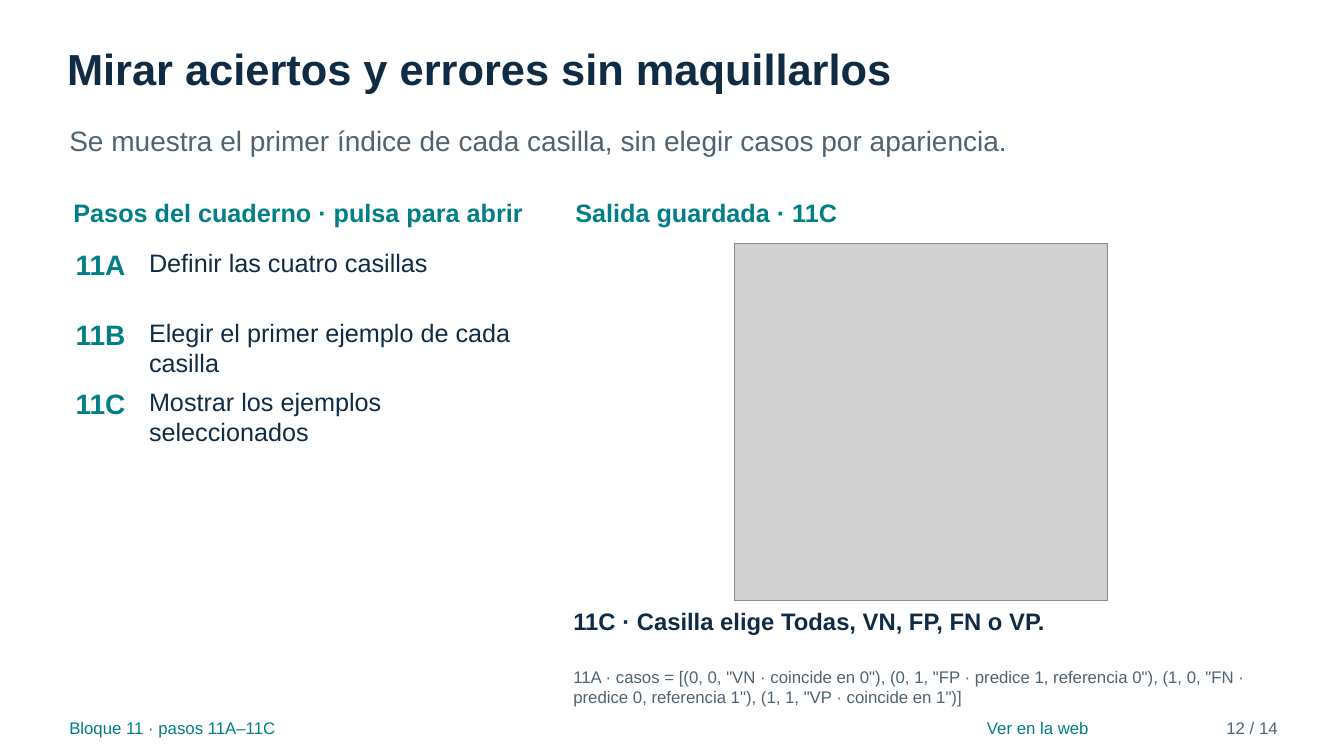
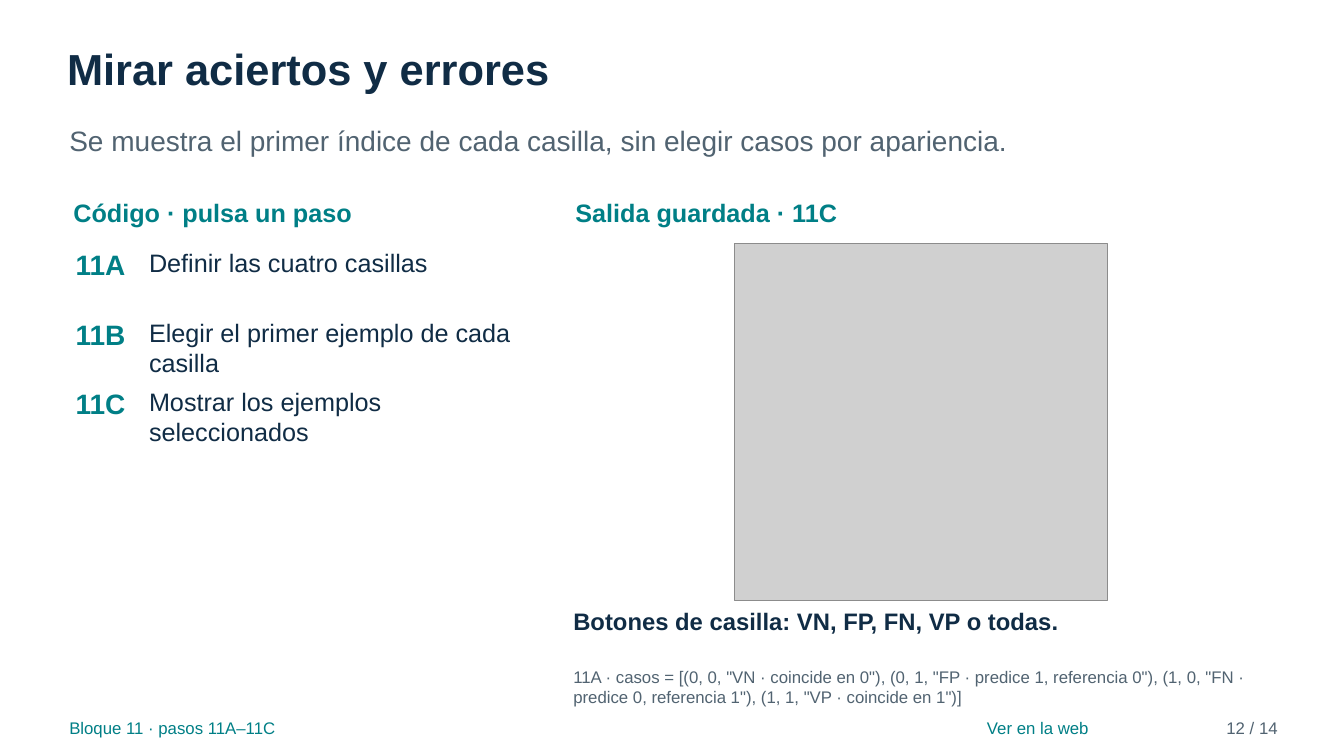
Before and after one commit to FisikMedik/taller-imagenes-medicas-python, a slide deck: slide 12 of Presentacion_modulo_ML.pptx. Drawn at 1344x756 pixels with LibreOffice and Linux fonts; fonts in the diff are those of the drawing; grey boxes stand for pictures. Boxes give left, top, right and bottom in pixels: in the first picture for what was removed or moved away, otherwise in the second. Text is boxed around its words. In the diff, an @@ line names an element or a change of style, - is before the commit and + after.

Commit message:
Explica ML paso a paso y anima el filtro 3×3
Reescribe las explicaciones junto al código, conecta píxeles, pesos y predicción, y usa botones para las demostraciones. Añade un filtro 3×3 con cálculo de cada salida. Elimina agendas y referencias internas repetidas; sincroniza cuadernos, tutorial, manuales, fuentes y presentaciones como documentación del taller realizado el 26 de noviembre a las 13:30 en Honduras.

```diff
--- a/Presentacion_modulo_ML.pptx
+++ b/Presentacion_modulo_ML.pptx
@@ text at (67,53,550,93): text changed @@
-Mirar aciertos y errores sin maquillarlos
+Mirar aciertos y errores
@@ text at (73,203,352,228): text changed @@
-Pasos del cuaderno · pulsa para abrir
+Código · pulsa un paso
@@ text at (573,612,1058,634): text changed @@
-11C · Casilla elige Todas, VN, FP, FN o VP.
+Botones de casilla: VN, FP, FN, VP o todas.
```
Also in this commit, not shown: 13 other slides changed, 18 other files.
